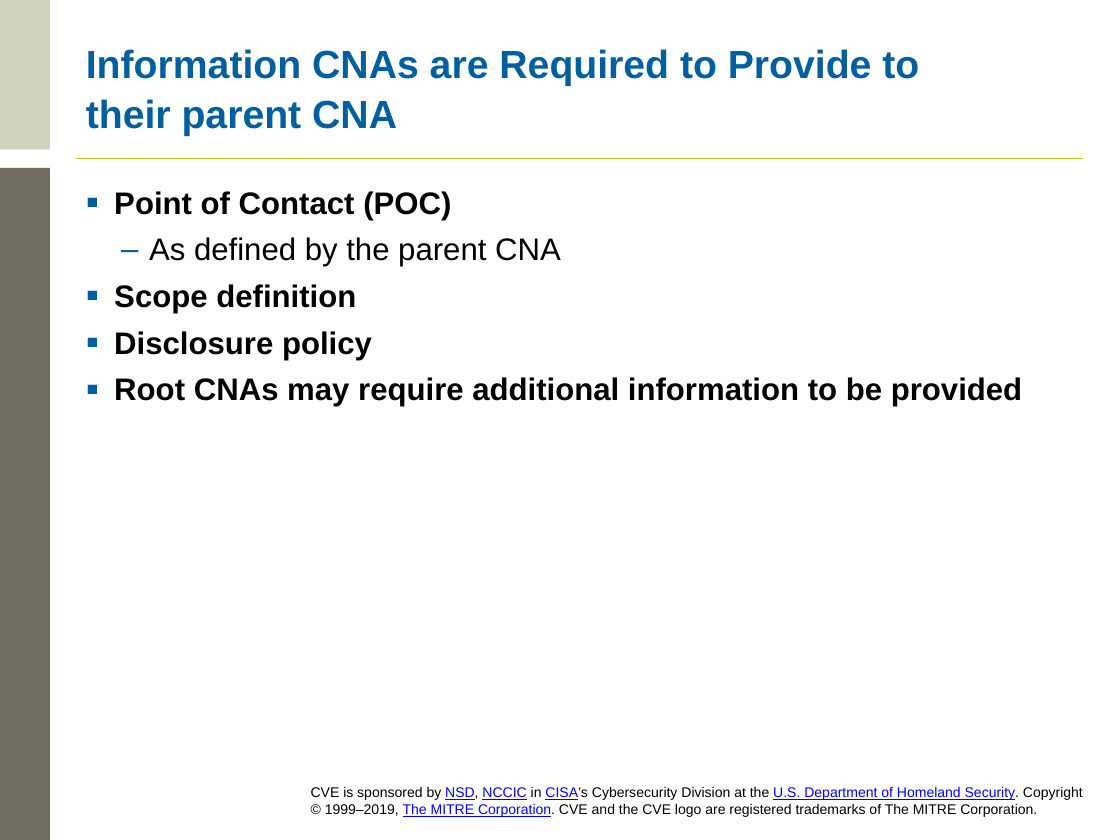
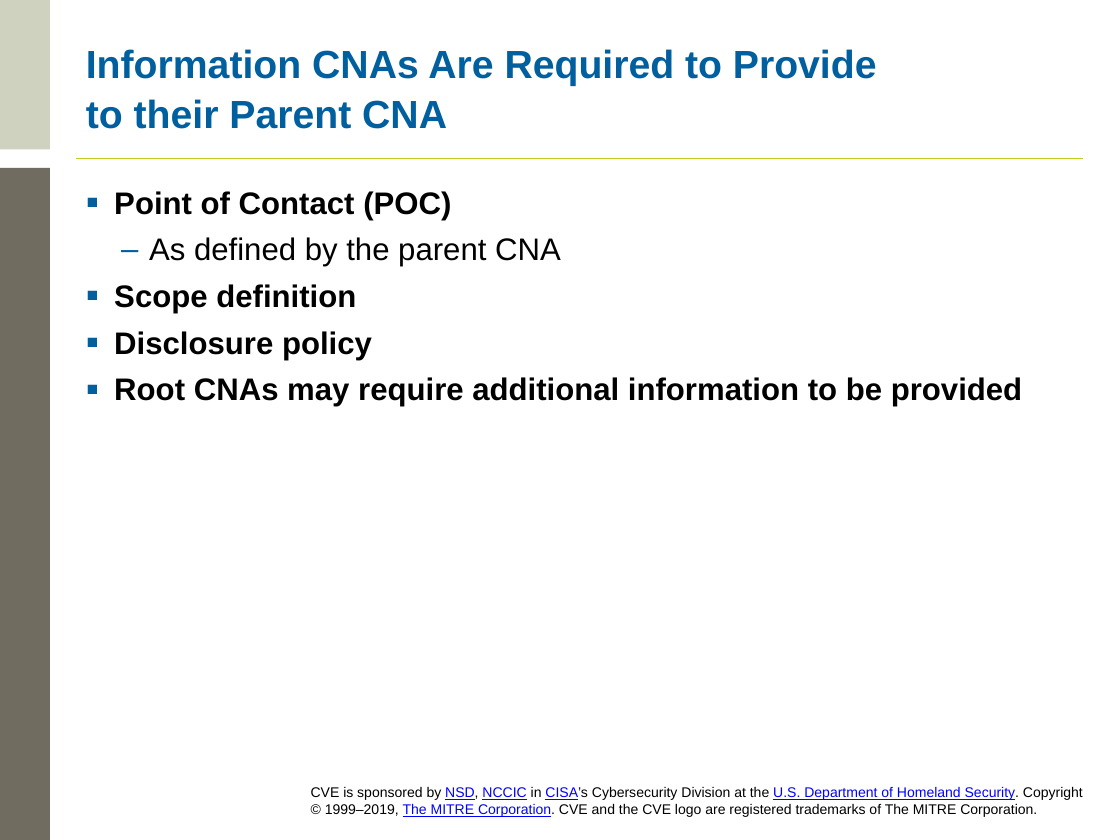
Before and after one commit to CVEProject/cveproject.github.io, a slide deck: slide 26 of docs/cna/Becoming_a_CNA.pptx. Drawn at 1120x840 pixels with LibreOffice and Linux fonts; fonts in the diff are those of the drawing; background and template pictures are left out. Boxes give left, top, right and bottom in pixels: in the first picture for what was removed or moved away, otherwise in the second. Text is boxed around its words. In the diff, an @@ line names an element or a change of style, - is before the commit and + after.

Commit message:
Upload Becoming_a_CNA.pptx
New template, Program Root terminology updates, other minor typos and fixes

```diff
--- a/docs/cna/Becoming_a_CNA.pptx
+++ b/docs/cna/Becoming_a_CNA.pptx
@@ title at (x1=86, y1=49, x2=877, y2=129): text changed @@
-Information CNAs are Required to Provide to their parent CNA
+Information CNAs Are Required to Provide to their Parent CNA
```
Also in this commit, not shown: 6 other slides changed.
